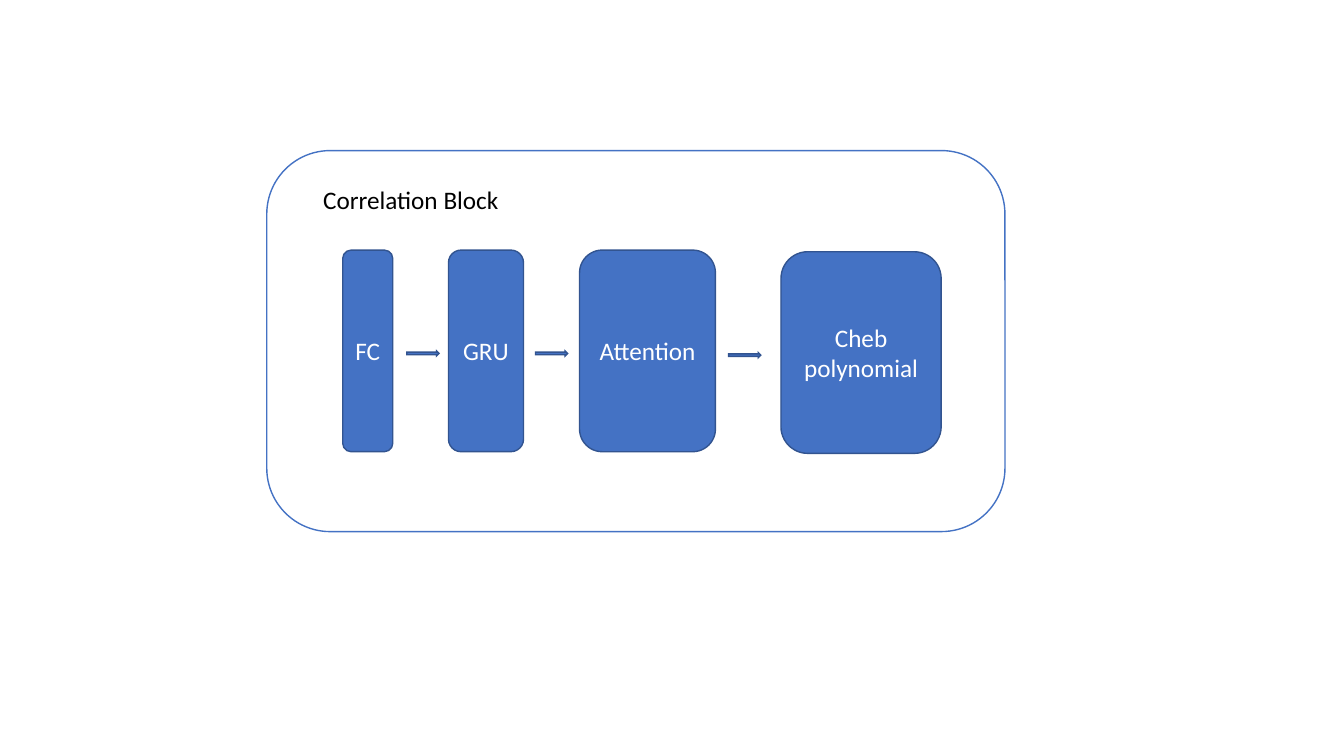
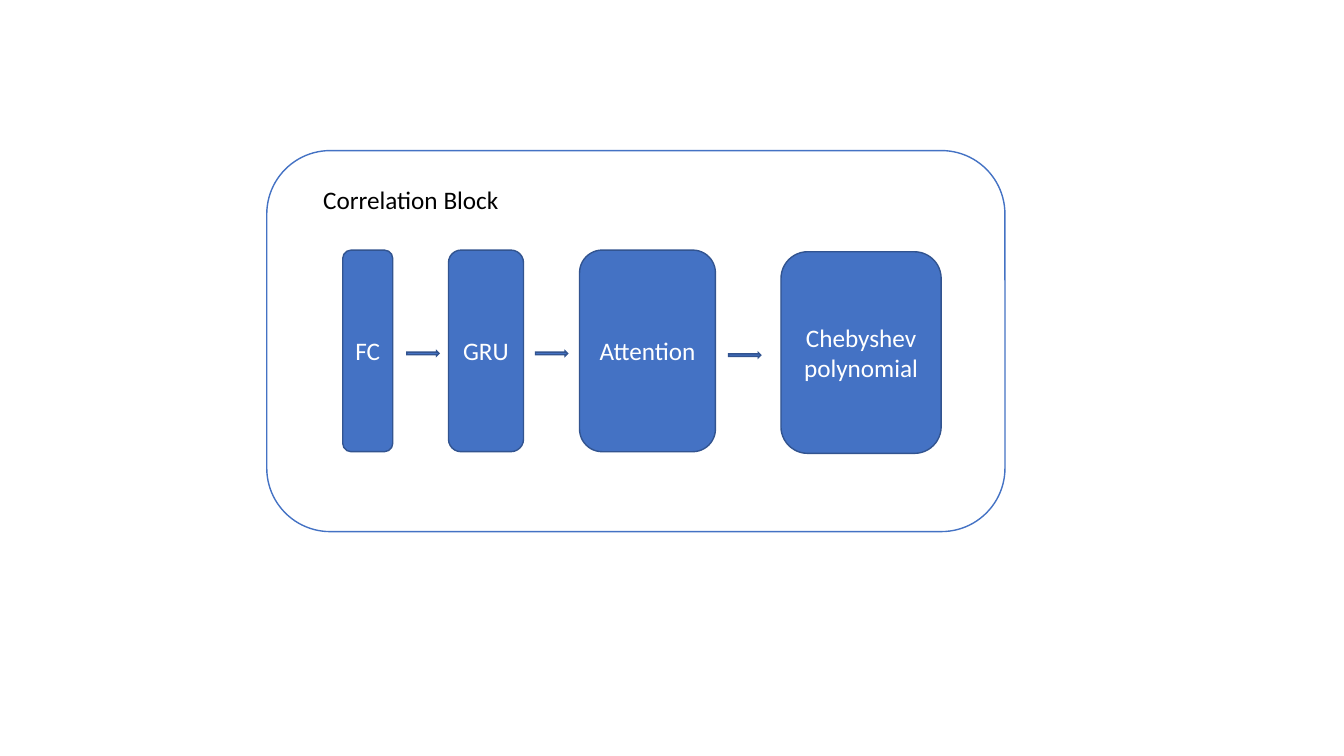
Before and after one commit to SightVanish/FinalThesis, a slide deck: slide 3 of Presentation.pptx. Drawn at 1344x756 pixels with LibreOffice and Linux fonts; fonts in the diff are those of the drawing. Boxes give left, top, right and bottom in pixels: in the first picture for what was removed or moved away, otherwise in the second. Text is boxed around its words. In the diff, an @@ line names an element or a change of style, - is before the commit and + after.

```diff
--- a/Presentation.pptx
+++ b/Presentation.pptx
@@ text in rounded rectangle at [804,329,918,381]: text changed @@
-Cheb polynomial
+Chebyshev polynomial
```
Also in this commit, not shown: 1 slide added, 1 slide removed.
